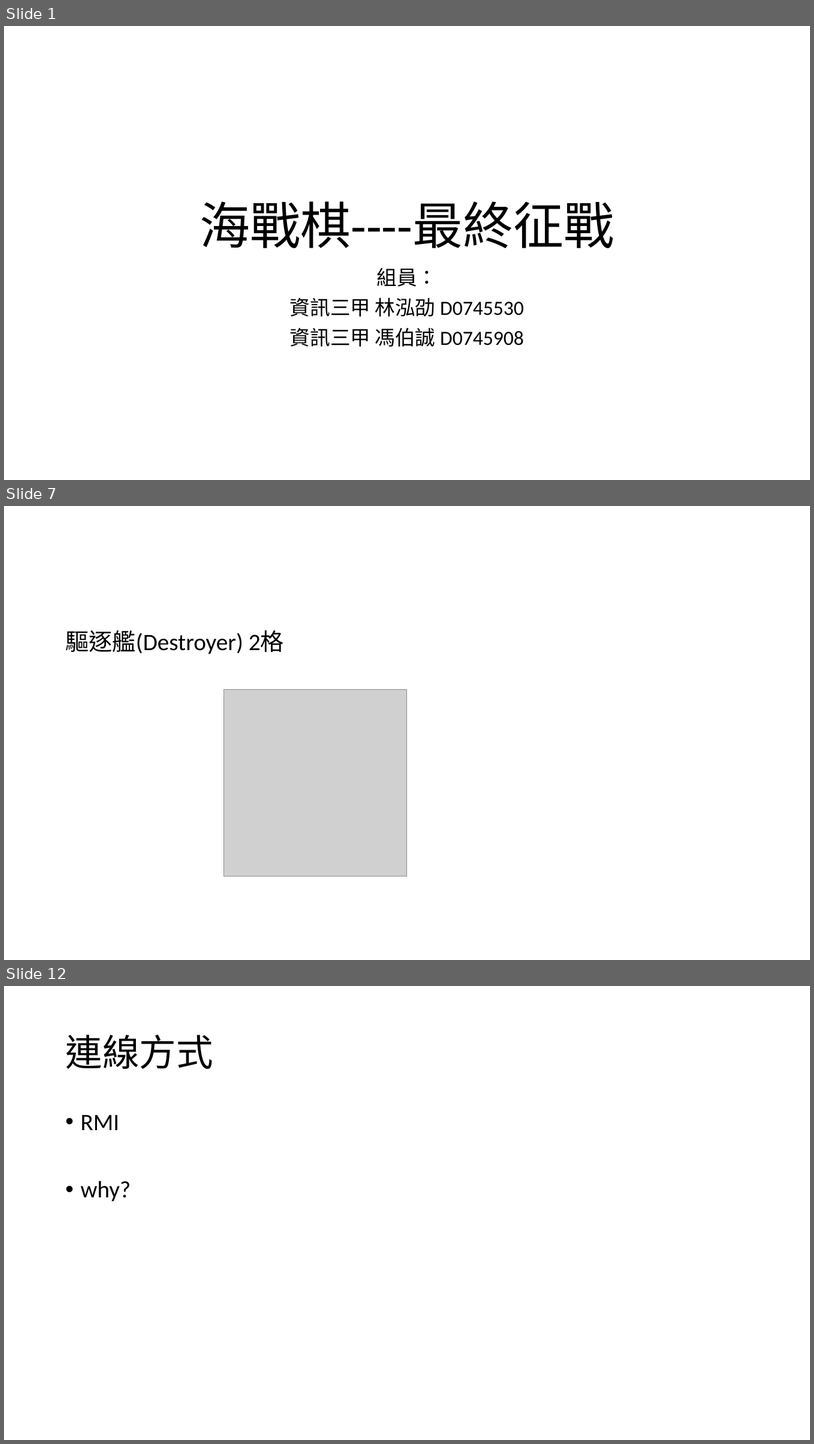
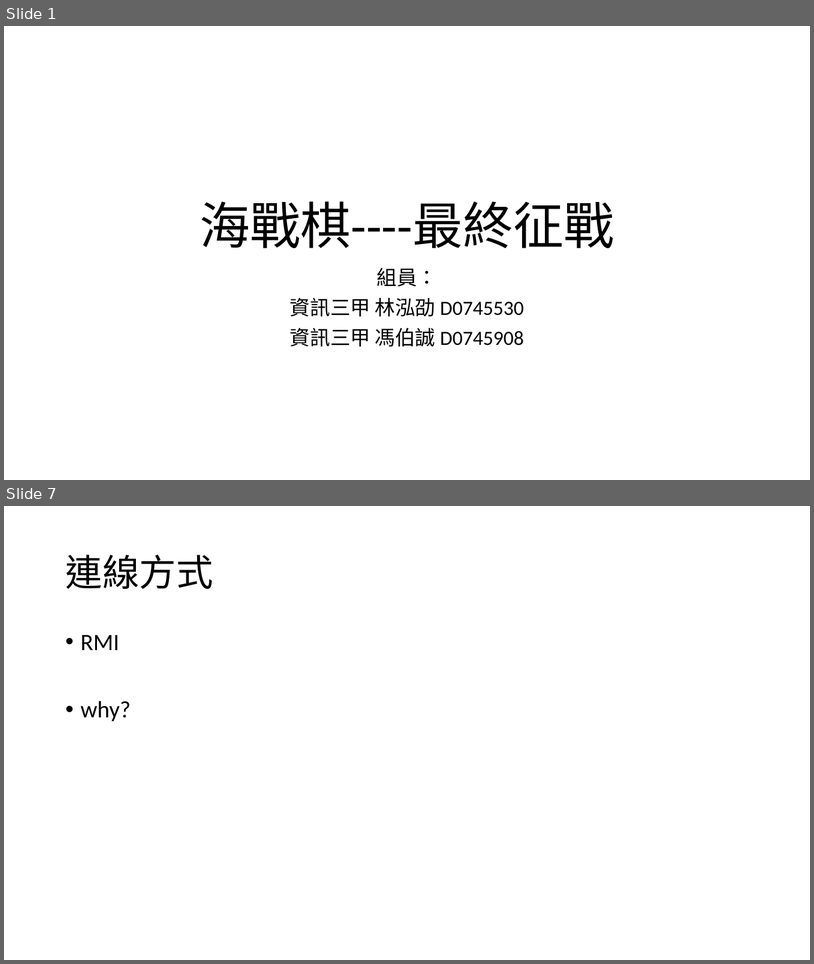
Before and after one commit to Joe-lin-ezra/BattleShip, a slide deck: doc/網路程式設計報告.pptx. Shown one above the other, each under a label of ours: slides 1, 7 and 12 before the commit, slides 1 and 7 after it; the slides between them are not shown. The pictures are 814x1444 and 814x964 pixels, drawn with LibreOffice and Linux fonts; fonts in the diff are those of the drawing; grey boxes stand for pictures. Boxes give left, top, right and bottom in pixels: in the first picture for what was removed or moved away, otherwise in the second. Text is boxed around its words. In the diff, an @@ line names an element or a change of style, - is before the commit and + after.

```diff
--- a/doc/網路程式設計報告.pptx
+++ b/doc/網路程式設計報告.pptx
@@ slide 7 removed at box(4, 506, 810, 960), background #FFFFFF @@
@@ text removed at box(65, 630, 284, 654) @@
-驅逐艦(Destroyer) 2格
@@ picture removed at box(224, 690, 407, 876) @@
@@ what was slide 12 is now slide 7 @@
```
Also in this commit, not shown: 5 slides changed, 5 slides added, 6 other slides removed.
